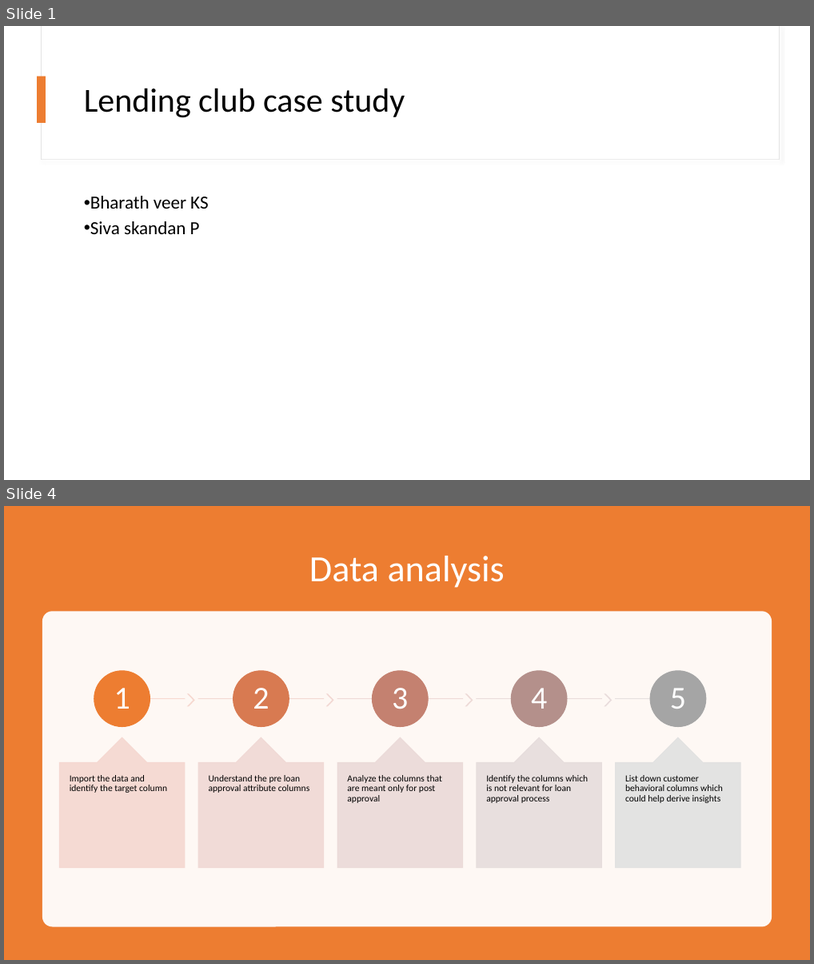
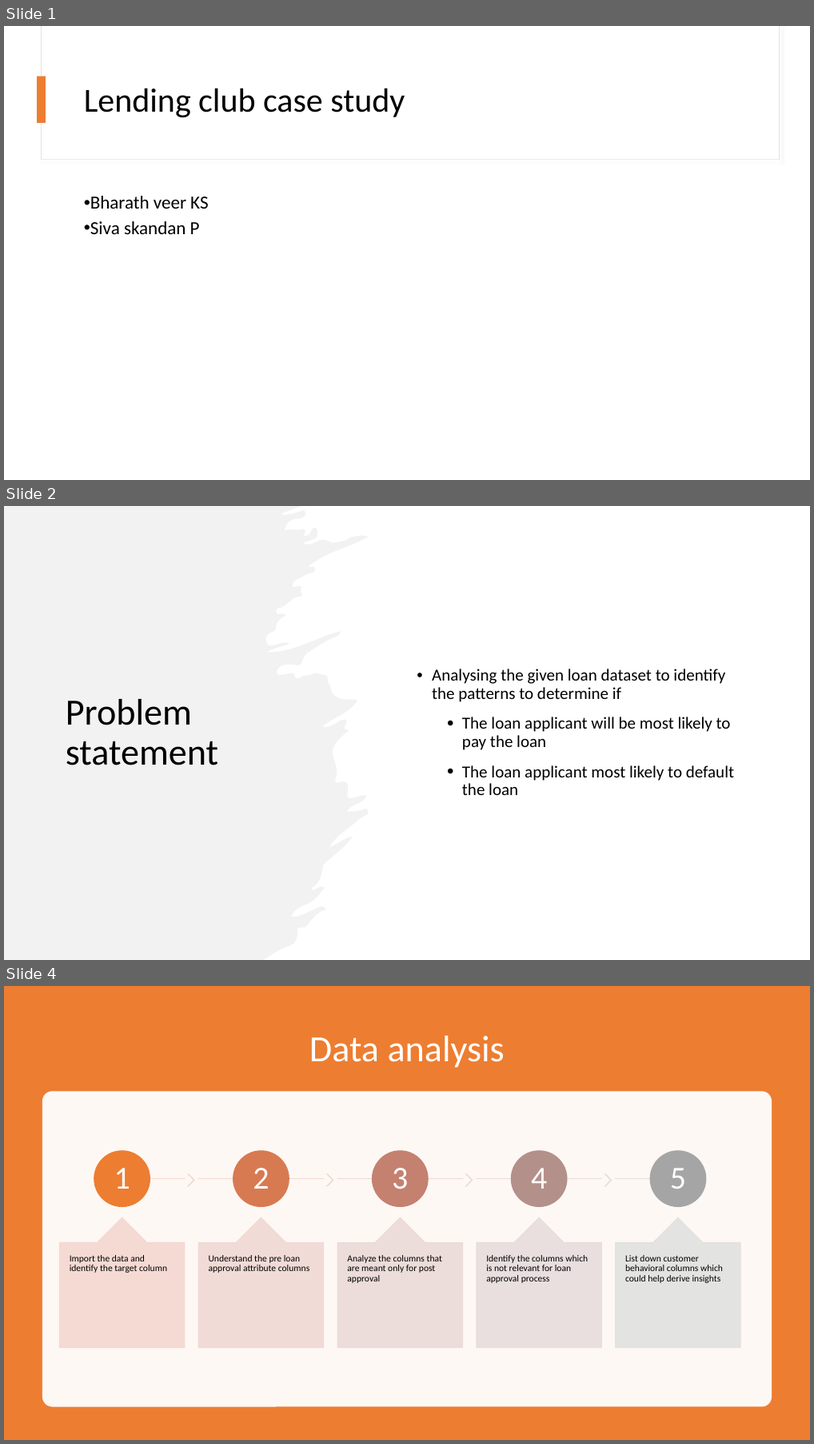
Before and after one commit to bharathsanjai/lending-club-case-study, a slide deck: lending-club-case-study.pptx. Shown one above the other, each under a label of ours: slides 1 and 4 before the commit, slides 1, 2 and 4 after it; the slides between them are not shown. The pictures are 814x964 and 814x1444 pixels, drawn with LibreOffice and Linux fonts; fonts in the diff are those of the drawing. Boxes give left, top, right and bottom in pixels: in the first picture for what was removed or moved away, otherwise in the second. Text is boxed around its words. In the diff, an @@ line names an element or a change of style, - is before the commit and + after.

```diff
--- a/lending-club-case-study.pptx
+++ b/lending-club-case-study.pptx
@@ slide 2 added at (4, 506, 810, 960), background #FFFFFF @@
@@ freeform shape added at (4, 506, 369, 960), fill #E7E6E6 at 50% opacity @@
@@ text added at (432, 668, 734, 795), 20 pt, text #000000 @@
+• Analysing the given loan dataset to identify the patterns to determine if
+  • The loan applicant will be most likely to pay the loan
+  • The loan applicant most likely to default the loan
@@ title added at (66, 699, 218, 765), 44 pt, text #000000 @@
+Problem statement
```
Also in this commit, not shown: 2 slides changed, 1 slide removed.
